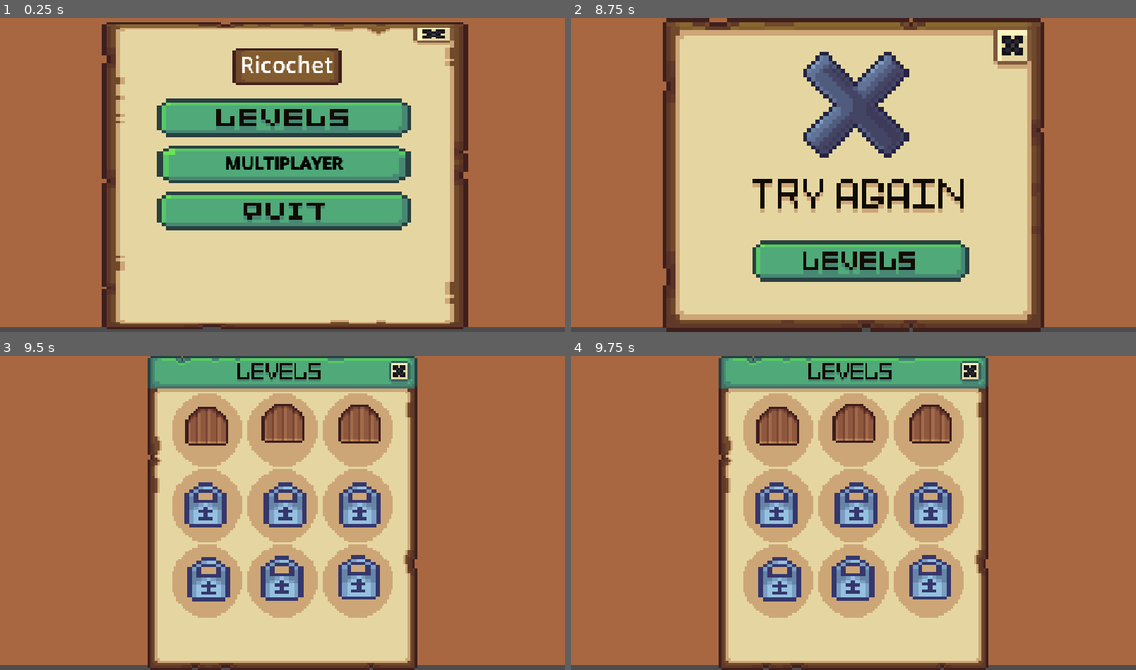
Above: before the commit, frames 1-4 (two rows, left to right).
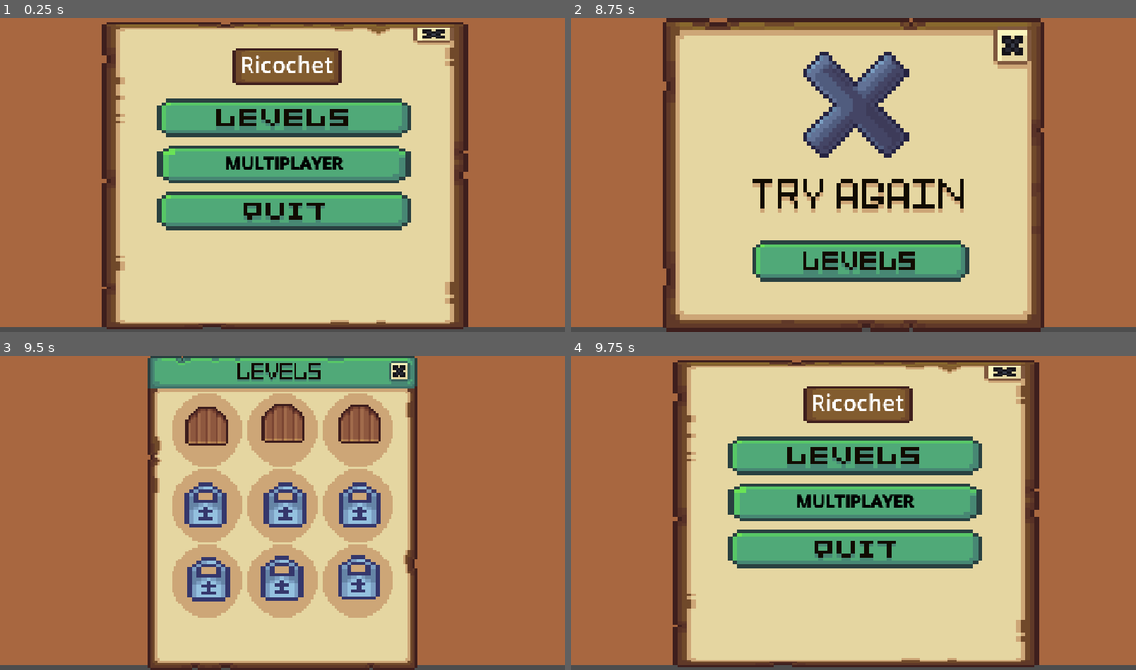
Above: after the commit, the same moments.

Repository: joseph-tighe/ricochet
Game: Godot game, scene res://main menu.tscn
Two runs of this game, one before a commit and one after it. Both use one fixed random seed, a clock stepped at 60 frames per second and the inputs below.
Inputs (mouse positions are in pixels of both pictures, inside the frame that each line leads up to):
- Up to frame 1 (0.25 s): no input
- Up to frame 2 (8.75 s): click (853, 118) at 0.5 s; click (780, 87) at 1.25 s; tap Enter every 0.75 s from 2 to 5.75 s; move the mouse to (977, 159) at 2.02 s; hold D 2.03-2.78 s; hold Space (shoot) 2.03-2.78 s; move the mouse to (740, 190) at 2.77 s; hold S 2.78-3.53 s; tap Shift every 1.5 s from 2.85 to 7.35 s; move the mouse to (910, 105) at 3.52 s; hold D 3.53-4.28 s; hold Space (shoot) 3.53-4.28 s; move the mouse to (825, 237) at 4.27 s; hold W 4.28-5.03 s; move the mouse to (1023, 222) at 5.02 s; hold Space (shoot) 5.03-5.78 s; hold A 5.03-6.53 s; move the mouse to (684, 127) at 5.77 s; move the mouse to (881, 175) at 6.52 s; hold S 6.53-7.28 s; hold Space (shoot) 6.53-7.28 s; move the mouse to (768, 96) at 7.27 s; hold D 7.28-8.03 s; move the mouse to (977, 159) at 8.02 s; hold W from 8.03 s (still down); hold Space (shoot) from 8.03 s (still down)
- Up to frame 3 (9.5 s): release W at 8.75 s; release Space (shoot) at 8.75 s; click (288, 597) at 8.75 s
- Up to frame 4 (9.75 s): click (972, 371) at 9.52 s

Frames 1-3 are identical in both runs. In frame 4, 53% of the frame differs, in the area x 18-83%, y 0-100%.

Commit message:
new things

Diff:
--- a/lvl select.tscn
+++ b/lvl select.tscn
@@ -150,3 +150,10 @@
 stream = ExtResource("3_o8p8p")
 volume_db = 8.82
 autoplay = true
+
+[node name="back" type="TextureButton" parent="." unique_id=1502108254]
+layout_mode = 0
+offset_left = 797.0
+offset_top = 13.0
+offset_right = 837.0
+offset_bottom = 53.0
--- a/lvl_select.gd
+++ b/lvl_select.gd
@@ -3,11 +3,13 @@
 @onready var lvl1_button: TextureButton = $lvl1
 @onready var lvl2_button: TextureButton = $lvl2
 @onready var lvl3_button: TextureButton = $lvl3
+@onready var back_button: TextureButton = $back
 
 func _ready() -> void:
 	lvl1_button.pressed.connect(_on_l1_pressed)
 	lvl2_button.pressed.connect(_on_l2_pressed)
 	lvl3_button.pressed.connect(_on_l3_pressed)
+	back_button.pressed.connect(_on_bc_pressed)
 
 func _on_l1_pressed() -> void:
 	lvl1_button.disabled = true
@@ -20,3 +22,7 @@
 func _on_l3_pressed() -> void:
 	lvl3_button.disabled = true
 	get_tree().change_scene_to_file("res://lvl_2.tscn")
+
+func _on_bc_pressed() -> void:
+	lvl3_button.disabled = true
+	get_tree().change_scene_to_file("res://main menu.tscn")
--- a/main menu.tscn
+++ b/main menu.tscn
@@ -165,3 +165,10 @@
 stream = ExtResource("4_qqwyt")
 volume_db = 8.82
 autoplay = true
+
+[node name="back" type="TextureButton" parent="." unique_id=620784746]
+layout_mode = 0
+offset_left = 851.0
+offset_top = 13.0
+offset_right = 921.0
+offset_bottom = 53.0
--- a/main_menu.gd
+++ b/main_menu.gd
@@ -3,11 +3,13 @@
 @onready var play_button: TextureButton = $level
 @onready var multiplayer_button: TextureButton = $Multiplayer
 @onready var quit_button: TextureButton = $Quit
+@onready var bc_button: TextureButton = $back
 
 func _ready() -> void:
 	play_button.pressed.connect(_on_level_pressed)
 	multiplayer_button.pressed.connect(_on_multiplayer_pressed)
 	quit_button.pressed.connect(_on_quit_pressed)
+	bc_button.pressed.connect(_on_bc_pressed)
 
 func _on_level_pressed() -> void:
 	play_button.disabled = true
@@ -20,3 +22,7 @@
 func _on_quit_pressed() -> void:
 	quit_button.disabled = true
 	get_tree().quit()
+
+func _on_bc_pressed() -> void:
+	quit_button.disabled = true
+	get_tree().quit()
--- a/multiplayer lvl.tscn
+++ b/multiplayer lvl.tscn
@@ -507,16 +507,16 @@
 [node name="EnemyMarker16" type="Marker2D" parent="EnemySpawner" unique_id=2037939970]
 position = Vector2(200, -849)
 
+[node name="1" parent="." unique_id=771093661 instance=ExtResource("1_0xlaf")]
+
+[node name="MultiplayerSpawner" type="MultiplayerSpawner" parent="." unique_id=1068464329]
+script = ExtResource("2_fcpn7")
+network_player = ExtResource("1_0xlaf")
+
+[node name="RoomHud" parent="." unique_id=915866413 instance=ExtResource("2_0xlaf")]
+
 [node name="TileMapLayer2" type="TileMapLayer" parent="." unique_id=608379925]
 position = Vector2(-397.00003, -142.00002)
 scale = Vector2(5, 5)
 tile_map_data = PackedByteArray("AAD6/wAAAAAKAAMAAAD6/wEAAAAKAAQAAAD6/wIAAAAKAAUAAAD7/wAAAAALAAMAAAD7/wEAAAALAAQAAAD7/w …(1328 unchanged characters)…
 tile_set = SubResource("TileSet_nm2jc")
-
-[node name="1" parent="." unique_id=771093661 instance=ExtResource("1_0xlaf")]
-
-[node name="MultiplayerSpawner" type="MultiplayerSpawner" parent="." unique_id=1068464329]
-script = ExtResource("2_fcpn7")
-network_player = ExtResource("1_0xlaf")
-
-[node name="RoomHud" parent="." unique_id=915866413 instance=ExtResource("2_0xlaf")]
